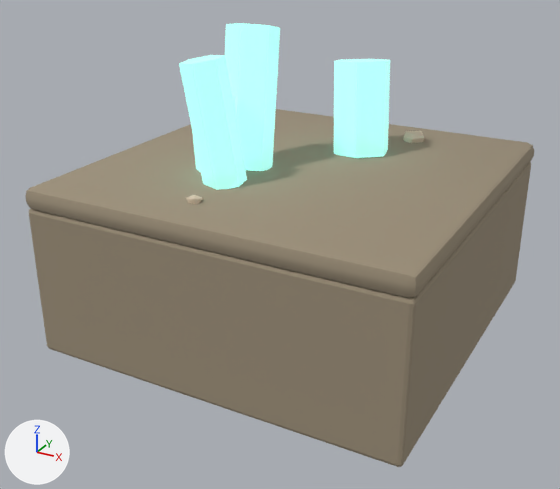
What one commit did to the glTF model assets/3d/final/tile_stone_crystal.glb.
Before and after are seen from a 50 mm lens placed at (1.81, -3.52, 1.27), pointed at (-0.03, -0.18, -0.4). Every picture has the same lights, and +X, +Y and +Z are marked at lower left. The first picture is the older version. Where no turn or scale is listed for an object, it has been applied to the vertices. Vertices at exactly the same position are counted once.

In view in the first picture: 'scr_body', 'scr_c0', 'scr_c1', 'scr_c2', 'scr_c3', 'scr_cap', 'scrp_peb0' and 1 more.
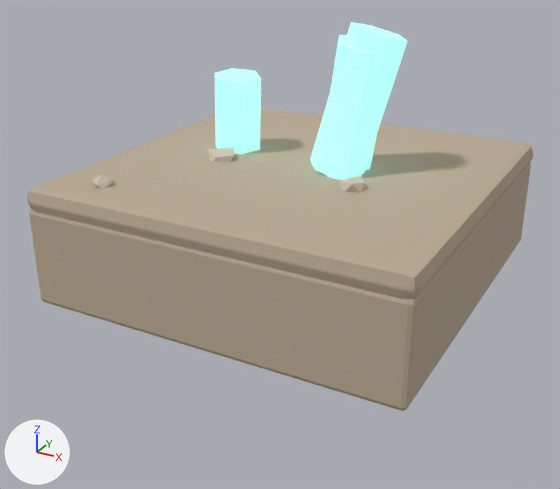
Where the newer file only moved an object's origin or applied its transform, the numbers keep the older frame.

Changed parts and their boxes (x1, y1, x2, y2) in the pictures (560 x 489 px; the box of a moved part takes in the faces that stretch with it):
'scr_body', recoloured, moved, rescaled (brown to beige, 19% shorter)
    before: (29, 162, 531, 467)
    after: (29, 163, 531, 411)
'scr_cap', recoloured, mesh rescaled (brown to beige)
    before: (25, 109, 534, 297)
    after: (27, 108, 533, 299)
'scr_c2', reshaped (30% narrower, 36% shorter)
    before: (179, 55, 247, 190)
    after: (214, 68, 261, 154)
'scr_c3', reshaped
    before: (225, 23, 280, 171)
    after: (329, 35, 377, 170)
'scr_c1', reshaped
    before: (334, 59, 390, 158)
    after: (326, 52, 374, 180)
'scr_c0', reshaped (mostly hidden before)
    before: (192, 96, 235, 173)
    after: (310, 22, 408, 174)
part 1 of me_cube_059, moved or reshaped
    before: (29, 165, 531, 467)
    after: (29, 166, 531, 411)
part 7 of me_icosphere_071, moved or reshaped
    before: (403, 131, 425, 143)
    after: (92, 175, 114, 189)
part 8 of me_icosphere_072, moved or reshaped (not visible before)
    after: (339, 176, 368, 192)

The change, as a diff of the scene's bpy script:
```diff
--- a/assets/3d/final/tile_stone_crystal.glb.py
+++ b/assets/3d/final/tile_stone_crystal.glb.py
@@ me_cube_059 @@
-me_cube_059.from_pydata(...)  # 56 vertices, 108 faces; spans x -1.0..1.0, y -1.0..1.0, z -0.9..-0.1
-me_cube_059.materials.append(mat_dark_stone)  # brown #9c8f79
+me_cube_059.from_pydata(...)  # 56 vertices, 108 faces; spans x -1.0..1.0, y -1.0..1.0, z -0.62..-0.1
+# me_cube_059 part 1: the whole mesh is scaled about its middle by (0.997, 0.997, 0.633), then moved by (0.0, 0.0, 0.14)
+me_cube_059.materials.append(mat_stone_mid)  # beige #bbaa94
@@ me_cube_060 @@
-me_cube_060.from_pydata(...)  # 56 vertices, 108 faces; spans x -1.01..1.01, y -1.01..1.01, z -0.11..0.01
-me_cube_060.materials.append(mat_dark_stone)  # brown #9c8f79
+me_cube_060.from_pydata(...)  # 56 vertices, 108 faces; spans x -1.01..1.01, y -1.01..1.01, z -0.13..0.01
+# me_cube_060 part 2: the whole mesh is scaled about the mesh origin by (0.991, 0.991, 1.1)
+me_cube_060.materials.append(mat_stone_mid)  # beige #bbaa94
@@ me_cylinder_027 @@
-me_cylinder_027.from_pydata(...)  # 12 vertices, 20 faces; spans x -0.131..0.131, y -0.134..0.134, z -0.204..0.204
+me_cylinder_027.from_pydata(...)  # 12 vertices, 20 faces; spans x 0.409..0.859, y 0.134..0.482, z -0.215..0.554
+# me_cylinder_027 part 3: 12 of 12 vertices moved; they spanned x -0.131..0.131, y -0.134..0.134, z -0.204..0.204 and now span x 0.409..0.859, y 0.134..0.482, z -0.215..0.554; mean shift (0.634, 0.308, 0.17)
 me_cylinder_027.materials.append(mat_crystal)
@@ me_cylinder_028 @@
-me_cylinder_028.from_pydata(...)  # 12 vertices, 20 faces; spans x -0.17..0.17, y -0.181..0.181, z -0.267..0.267
+me_cylinder_028.from_pydata(...)  # 12 vertices, 20 faces; spans x -0.01..0.266, y -0.521..-0.296, z -0.261..0.38
+# me_cylinder_028 part 4: 12 of 12 vertices moved; they spanned x -0.17..0.17, y -0.181..0.181, z -0.267..0.267 and now span x -0.01..0.266, y -0.521..-0.296, z -0.261..0.38; mean shift (0.128, -0.409, 0.06)
 me_cylinder_028.materials.append(mat_crystal)
@@ me_cylinder_029 @@
-me_cylinder_029.from_pydata(...)  # 12 vertices, 20 faces; spans x -0.148..0.148, y -0.122..0.122, z -0.318..0.318
+me_cylinder_029.from_pydata(...)  # 12 vertices, 20 faces; spans x -0.345..-0.057, y 0.392..0.68, z -0.319..0.134
+# me_cylinder_029 part 5: 12 of 12 vertices moved; they spanned x -0.148..0.148, y -0.122..0.122, z -0.318..0.318 and now span x -0.345..-0.057, y 0.392..0.68, z -0.319..0.134; mean shift (-0.201, 0.536, -0.093)
 me_cylinder_029.materials.append(mat_crystal)
@@ me_cylinder_030 @@
-me_cylinder_030.from_pydata(...)  # 12 vertices, 20 faces; spans x -0.143..0.143, y -0.21..0.21, z -0.379..0.379
+me_cylinder_030.from_pydata(...)  # 12 vertices, 20 faces; spans x 0.298..0.707, y 0.027..0.349, z -0.378..0.323
+# me_cylinder_030 part 6: 12 of 12 vertices moved; they spanned x -0.143..0.143, y -0.21..0.21, z -0.379..0.379 and now span x 0.298..0.707, y 0.027..0.349, z -0.378..0.323; mean shift (0.502, 0.188, -0.028)
 me_cylinder_030.materials.append(mat_crystal)
@@ me_icosphere_071 @@
-me_icosphere_071.from_pydata(...)  # 12 vertices, 20 faces; spans x 0.3062..0.4405, y 0.6261..0.7619, z -0.031..0.0536
+me_icosphere_071.from_pydata(...)  # 12 vertices, 20 faces; spans x -0.7425..-0.6371, y -0.8411..-0.7282, z -0.0064..0.0677
+# me_icosphere_071 part 7: 12 of 12 vertices moved; they spanned x 0.3062..0.4405, y 0.6261..0.7619, z -0.031..0.0536 and now span x -0.7425..-0.6371, y -0.8411..-0.7282, z -0.0064..0.0677; mean shift (-1.0553, -1.4763, 0.0071)
 me_icosphere_071.materials.append(mat_pale_stone)
@@ me_icosphere_072 @@
-me_icosphere_072.from_pydata(...)  # 12 vertices, 20 faces; spans x 0.0398..0.1824, y 0.4533..0.5824, z -0.0175..0.0586
+me_icosphere_072.from_pydata(...)  # 12 vertices, 20 faces; spans x 0.344..0.4678, y -0.3024..-0.1714, z -0.0364..0.0549
+# me_icosphere_072 part 8: 12 of 12 vertices moved; they spanned x 0.0398..0.1824, y 0.4533..0.5824, z -0.0175..0.0586 and now span x 0.344..0.4678, y -0.3024..-0.1714, z -0.0364..0.0549; mean shift (0.2895, -0.7599, 0.003)
 me_icosphere_072.materials.append(mat_pale_stone)
```
